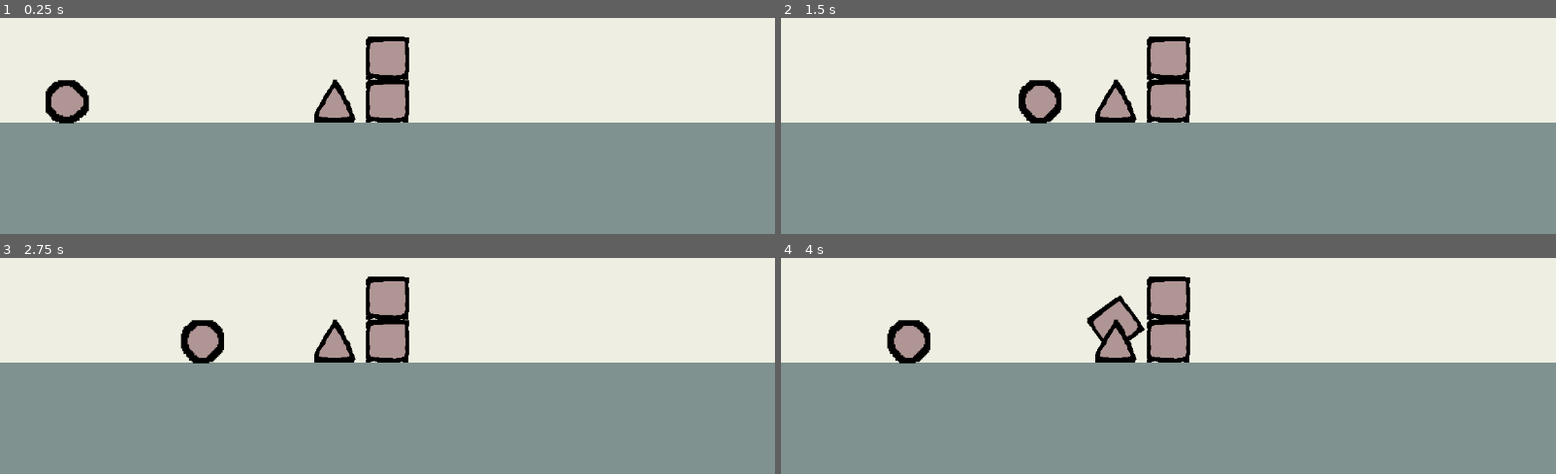
Above: before the commit, frames 1-4 (two rows, left to right).
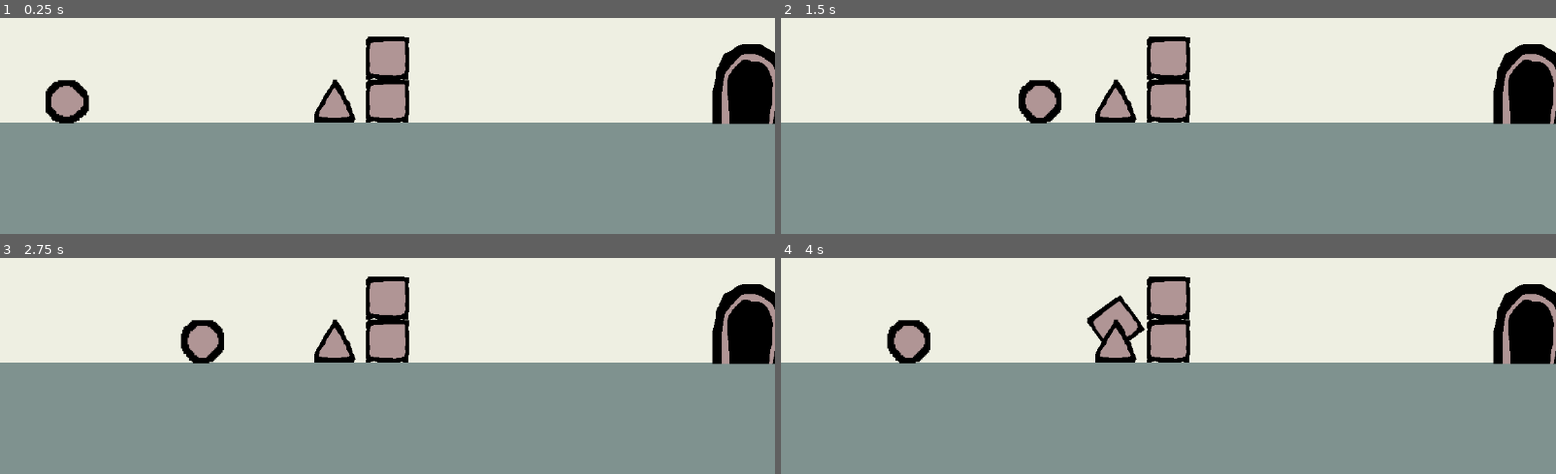
Above: after the commit, the same moments.

Repository: valegui/collapse
Game: Godot game, scene res://scenes/level_1.tscn
The game is run twice, just before and just after one commit, with the same random seed, the same clock (stepped at 60 frames per second) and the same inputs. Before the commit the project starts from res://scenes/game.tscn.
Inputs:
- Up to frame 1 (0.25 s): no input
- Up to frame 2 (1.5 s): tap Enter (ui_accept) at 0.5, 0.77 s; hold Right (ui_right) from 0.53 s (still down)
- Up to frame 3 (2.75 s): tap Enter (ui_accept) at 1.52 s; release Right (ui_right) at 2.03 s; hold Left (ui_left) from 2.03 s (still down)
- Up to frame 4 (4 s): release Left (ui_left) at 2.78 s; hold Right (ui_right) from 2.78 s (still down); tap Enter (ui_accept) at 3.02, 3.77 s

The runs differ from the first frame. In frame 1, 2.8% of the frame differs, in the area x 91-100%, y 12-50%; in frame 2, 2.8%; in frame 3, 2.8%; in frame 4, 2.8%.

Commit message:
change level and game over

Diff:
--- a/project.godot
+++ b/project.godot
@@ -11,7 +11,7 @@
 [application]
 
 config/name="ball"
-run/main_scene="uid://bycepsqmptkvg"
+run/main_scene="uid://dg1xunoydim8h"
 config/features=PackedStringArray("4.4", "Forward Plus")
 config/icon="res://icon.svg"
 
--- /dev/null
+++ b/scenes/game_over.tscn
@@ -0,0 +1,40 @@
+[gd_scene load_steps=2 format=3 uid="uid://b41mkd35p76mn"]
+
+[ext_resource type="Script" uid="uid://dhxfk2xiir11o" path="res://scripts/game_over.gd" id="1_xeevv"]
+
+[node name="GameOver" type="CanvasLayer"]
+script = ExtResource("1_xeevv")
+
+[node name="Button" type="Button" parent="."]
+anchors_preset = 8
+anchor_left = 0.5
+anchor_top = 0.5
+anchor_right = 0.5
+anchor_bottom = 0.5
+offset_left = -120.0
+offset_top = 44.0
+offset_right = 129.0
+offset_bottom = 100.0
+grow_horizontal = 2
+grow_vertical = 2
+theme_override_font_sizes/font_size = 30
+text = "Play Again"
+
+[node name="Label" type="Label" parent="."]
+anchors_preset = 8
+anchor_left = 0.5
+anchor_top = 0.5
+anchor_right = 0.5
+anchor_bottom = 0.5
+offset_left = -209.5
+offset_top = -76.5
+offset_right = 209.5
+offset_bottom = 28.5
+grow_horizontal = 2
+grow_vertical = 2
+theme_override_colors/font_color = Color(0.498039, 0.572549, 0.560784, 1)
+theme_override_colors/font_outline_color = Color(0.00820202, 0.00820202, 0.00820202, 1)
+theme_override_font_sizes/font_size = 76
+text = "Game Over"
+
+[connection signal="pressed" from="Button" to="." method="_on_button_pressed"]
--- a/scenes/level_1.tscn
+++ b/scenes/level_1.tscn
@@ -1,5 +1,6 @@
-[gd_scene load_steps=6 format=3 uid="uid://dg1xunoydim8h"]
+[gd_scene load_steps=7 format=3 uid="uid://dg1xunoydim8h"]
 
+[ext_resource type="PackedScene" uid="uid://daypidqhxjqdb" path="res://scenes/next_level.tscn" id="1_4nkto"]
 [ext_resource type="PackedScene" uid="uid://bu2sp7hercpyx" path="res://scenes/spike.tscn" id="1_014kd"]
 [ext_resource type="PackedScene" uid="uid://bu5g33eec6mgc" path="res://scenes/player.tscn" id="1_bswci"]
 [ext_resource type="PackedScene" uid="uid://d0bny5xly81u7" path="res://scenes/box.tscn" id="2_5xbjy"]
@@ -24,6 +25,9 @@
 offset_bottom = 654.0
 color = Color(0.498523, 0.571256, 0.56201, 1)
 
+[node name="NextLevel" parent="." instance=ExtResource("1_4nkto")]
+position = Vector2(1121, 422)
+
 [node name="Player" parent="." instance=ExtResource("1_bswci")]
 position = Vector2(111, 385)
 
--- /dev/null
+++ b/scenes/level_2.tscn
@@ -0,0 +1,51 @@
+[gd_scene load_steps=7 format=3 uid="uid://b8cwacf2b7j07"]
+
+[ext_resource type="PackedScene" uid="uid://daypidqhxjqdb" path="res://scenes/next_level.tscn" id="1_b4j7a"]
+[ext_resource type="PackedScene" uid="uid://bu5g33eec6mgc" path="res://scenes/player.tscn" id="2_wo48x"]
+[ext_resource type="PackedScene" uid="uid://d0bny5xly81u7" path="res://scenes/box.tscn" id="3_y0kc7"]
+[ext_resource type="PackedScene" uid="uid://bu2sp7hercpyx" path="res://scenes/spike.tscn" id="4_ne2mo"]
+[ext_resource type="PackedScene" uid="uid://cia6jsfphwaog" path="res://scenes/static_box.tscn" id="5_6cvei"]
+
+[sub_resource type="WorldBoundaryShape2D" id="WorldBoundaryShape2D_5xbjy"]
+
+[node name="Level2" type="Node2D"]
+
+[node name="StaticBody2D" type="StaticBody2D" parent="."]
+collision_layer = 2
+collision_mask = 31
+
+[node name="CollisionShape2D" type="CollisionShape2D" parent="StaticBody2D"]
+position = Vector2(403, 485.25)
+shape = SubResource("WorldBoundaryShape2D_5xbjy")
+
+[node name="ColorRect" type="ColorRect" parent="StaticBody2D"]
+offset_left = -569.0
+offset_top = 484.0
+offset_right = 2109.0
+offset_bottom = 654.0
+color = Color(0.498523, 0.571256, 0.56201, 1)
+
+[node name="NextLevel" parent="." instance=ExtResource("1_b4j7a")]
+position = Vector2(1099, 420)
+
+[node name="Player" parent="." instance=ExtResource("2_wo48x")]
+position = Vector2(111, 385)
+
+[node name="Box" parent="." instance=ExtResource("3_y0kc7")]
+position = Vector2(-107, 451)
+
+[node name="spikes" type="Node2D" parent="."]
+
+[node name="Spike" parent="spikes" instance=ExtResource("4_ne2mo")]
+position = Vector2(499, 452)
+
+[node name="static_boxes" type="Node2D" parent="."]
+
+[node name="StaticBox" parent="static_boxes" instance=ExtResource("5_6cvei")]
+position = Vector2(576, 452)
+
+[node name="StaticBox3" parent="static_boxes" instance=ExtResource("5_6cvei")]
+position = Vector2(640, 453)
+
+[node name="StaticBox2" parent="static_boxes" instance=ExtResource("5_6cvei")]
+position = Vector2(576, 388)
--- /dev/null
+++ b/scenes/next_level.tscn
@@ -0,0 +1,21 @@
+[gd_scene load_steps=4 format=3 uid="uid://daypidqhxjqdb"]
+
+[ext_resource type="Texture2D" uid="uid://t7b67pwbyjga" path="res://assets/nextlevel.png" id="1_rf0ph"]
+[ext_resource type="Script" uid="uid://b1waf4yaqdimp" path="res://scripts/next_level.gd" id="1_sd4vo"]
+
+[sub_resource type="CapsuleShape2D" id="CapsuleShape2D_sd4vo"]
+radius = 30.0
+height = 94.0
+
+[node name="NextLevel" type="Area2D"]
+collision_layer = 2
+script = ExtResource("1_sd4vo")
+
+[node name="Sprite2D" type="Sprite2D" parent="."]
+texture = ExtResource("1_rf0ph")
+
+[node name="CollisionShape2D" type="CollisionShape2D" parent="."]
+position = Vector2(-7, 15)
+shape = SubResource("CapsuleShape2D_sd4vo")
+
+[connection signal="body_entered" from="." to="." method="_on_body_entered"]
--- /dev/null
+++ b/scripts/game_over.gd
@@ -0,0 +1,15 @@
+extends CanvasLayer
+
+
+# Called when the node enters the scene tree for the first time.
+func _ready() -> void:
+	pass # Replace with function body.
+
+
+# Called every frame. 'delta' is the elapsed time since the previous frame.
+func _process(delta: float) -> void:
+	pass
+
+
+func _on_button_pressed() -> void:
+	get_tree().change_scene_to_file("res://scenes/level_1.tscn")
--- /dev/null
+++ b/scripts/next_level.gd
@@ -0,0 +1,13 @@
+extends Area2D
+
+func _on_body_entered(body: Node):
+	if body.name == "Player":
+		var scene_path = get_tree().current_scene.scene_file_path
+		var next_scene_n = scene_path.to_int() + 1
+		var next_scene_name: String
+		if next_scene_n == 3:
+			next_scene_name = "res://scenes/game_over.tscn"
+		else:
+			next_scene_name = "res://scenes/level_" + str(next_scene_n) + ".tscn"
+		var next_scene = load(next_scene_name)
+		get_tree().change_scene_to_packed(next_scene)
Binary file added: assets/nextlevel.png
Not shown, added: assets/nextlevel.png.import
Not shown, added: scripts/game_over.gd.uid
Not shown, added: scripts/next_level.gd.uid
